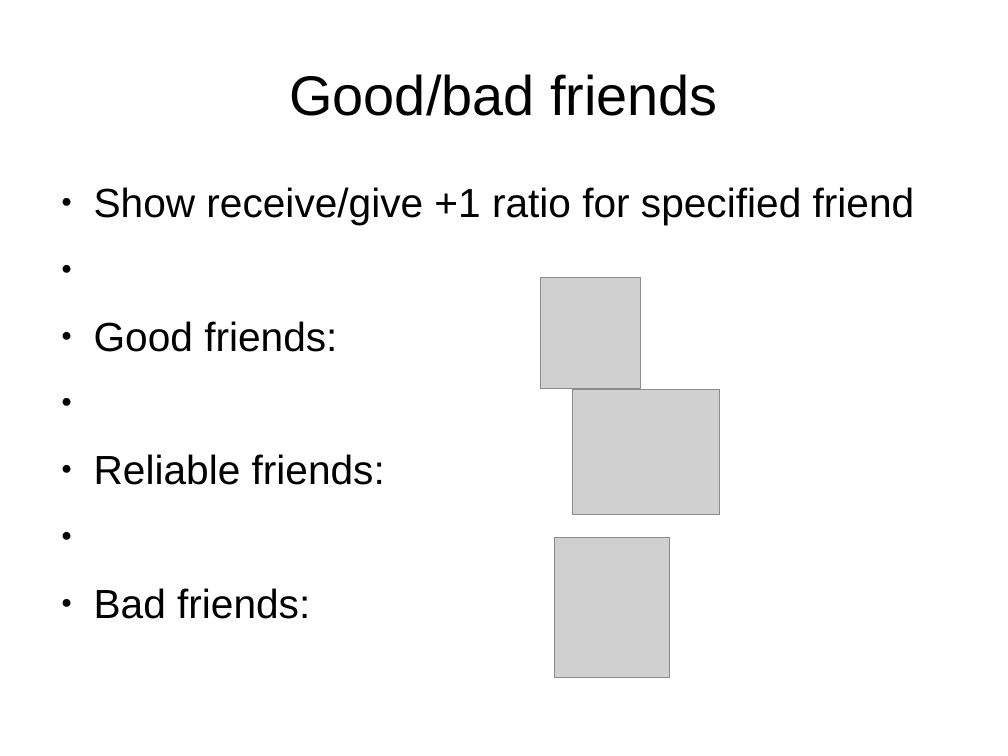
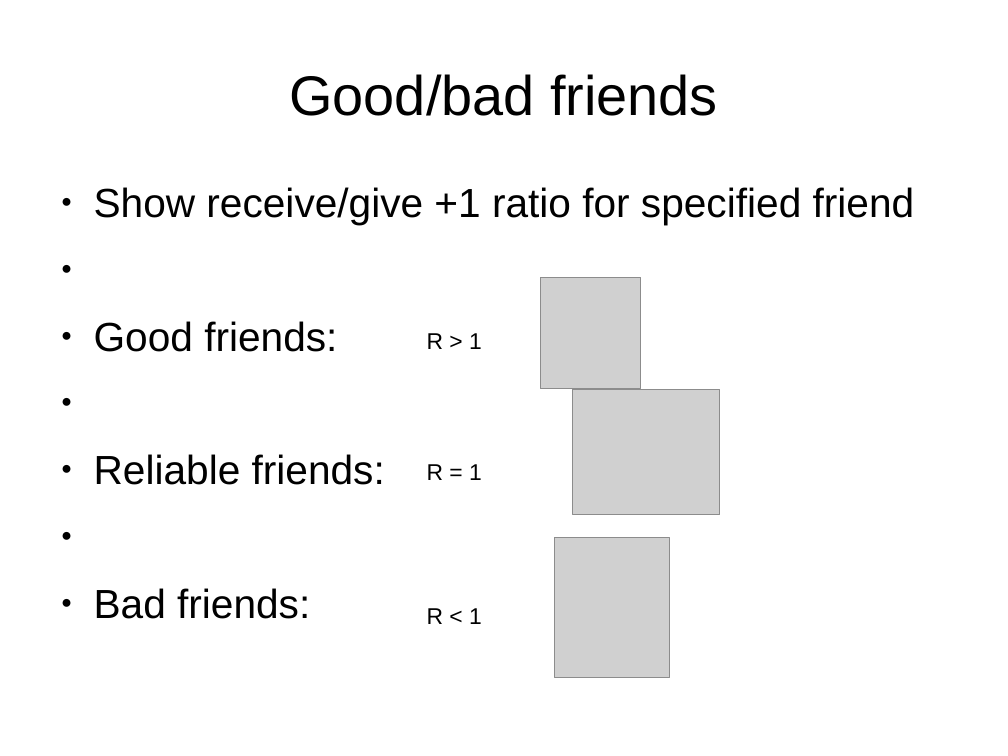
Before and after one commit to otruffer/MMC, a slide deck: slide 12 of praesi.odp (slide 9 before the commit). Drawn at 1008x756 pixels with LibreOffice and Linux fonts; fonts in the diff are those of the drawing; grey boxes stand for pictures. Boxes give left, top, right and bottom in pixels: in the first picture for what was removed or moved away, otherwise in the second. Text is boxed around its words. In the diff, an @@ line names an element or a change of style, - is before the commit and + after.

```diff
--- a/praesi.odp
+++ b/praesi.odp
@@ text added at <box>427,333,482,349</box>, 18 pt, text #000000 @@
+R > 1
@@ text added at <box>427,464,482,480</box>, 18 pt, text #000000 @@
+R = 1
@@ text added at <box>427,608,482,624</box>, 18 pt, text #000000 @@
+R < 1
```
Also in this commit, not shown: 4 other slides changed, 5 slides added, 2 slides removed, 12 other files.
